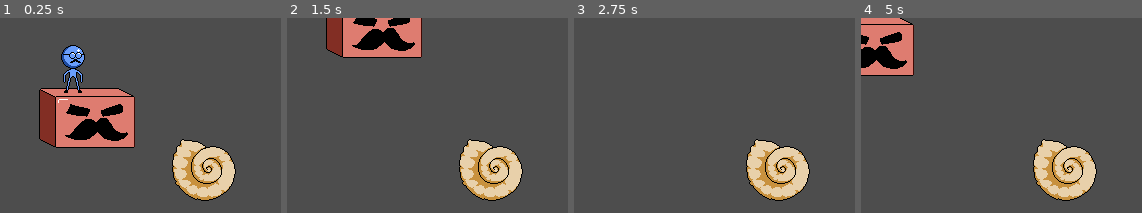
Above: before the commit, frames 1-4 (left to right).
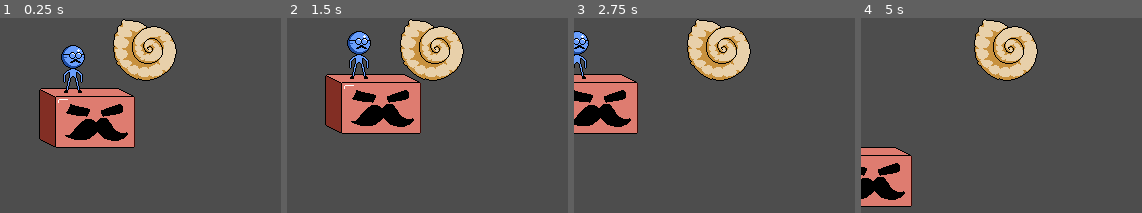
Above: after the commit, the same moments.

Repository: nulture/mixjam_13
Game: Godot game, scene res://scenes/levels/test_level.tscn
Same seed, same stepped clock (60 frames per second), same inputs: the game is played once before the commit and once after it.
Inputs:
- Up to frame 1 (0.25 s): no input
- Up to frame 2 (1.5 s): tap Enter at 0.5 s; hold W (p1_move_up) from 0.53 s (still down); tap Space (p1_primary) at 0.6 s; tap E (p1_secondary) at 1.35 s
- Up to frame 3 (2.75 s): release W (p1_move_up) at 2.03 s; hold A (p1_move_left) from 2.03 s (still down); tap Down (p2_move_down) at 2.1 s
- Up to frame 4 (5 s): tap Left (p2_move_left) at 2.85 s; release A (p1_move_left) at 3.53 s; hold S (p1_move_down) 3.53-4.28 s; tap Right (p2_move_right) at 3.6 s; tap Space (p1_primary) at 4.25 s; hold D (p1_move_right) from 4.28 s (still down); tap Up (p2_move_up) at 4.35 s

The runs differ from the first frame. In frame 1, 11% of the frame differs, in the area x 22-84%, y 0-94%; in frame 2, 27%, in the area x 13-84%, y 0-94%; in frame 3, 19%; in frame 4, 22%.

Commit message:
Recreated destruction

Diff:
--- a/scenes/levels/test_level.tscn
+++ b/scenes/levels/test_level.tscn
@@ -12,7 +12,7 @@
 position = Vector2(87, 102)
 
 [node name="destructible" parent="." instance=ExtResource("5_xse44")]
-position = Vector2(204, 152)
+position = Vector2(145, 32)
 
 [node name="terrain" type="Node2D" parent="."]
 script = ExtResource("3_m02dc")
--- a/scenes/pawn/pawn_brusher.tscn
+++ b/scenes/pawn/pawn_brusher.tscn
@@ -9,20 +9,20 @@
 [sub_resource type="RectangleShape2D" id="RectangleShape2D_aalfp"]
 size = Vector2(23, 47)
 
-[sub_resource type="Image" id="Image_vx4wt"]
+[sub_resource type="Image" id="Image_8j2jp"]
 data = {
-"data": PackedByteArray(0, 0, 0, 0, 0, 0, 0, 0, 0, 0, 0, 0,  …(4802 unchanged characters)… 55, 30, 74, 157, 255, 30, 74, 157, 255, 105, 158, 252, 255, 105, 158, 252, 255, 105, 158, 252, 255, 105, 158, 252, 255, 105, 158, 252, 255, 105, 158, 252, 255, 0, 0, 0, 255, 105, 158, 252, 255, 105, 158, 252, 255, 105, 158, 252, 255, 0, 0, 0, 255, 105, 158, 252, 255, 0, 0, 0, 255, 105, 158, 252, 255, 105, 158, 252, 255, 105, 158, 252, 255, 0, 0, 0, 255, 105, 158, 252, 255, 105, 158, 252, 255, 105, 158, 252, 255, 0, 0, 0, 255, 0, 0, 0, 255, 30, 7 …(12309 unchanged characters)…
+"data": PackedByteArray(0, 0, 0, 0, 0, 0, 0, 0, 0, 0, 0, 0,  …(4802 unchanged characters)… 55, 30, 74, 157, 255, 30, 74, 157, 255, 30, 74, 157, 255, 30, 74, 157, 255, 30, 74, 157, 255, 105, 158, 252, 255, 105, 158, 252, 255, 105, 158, 252, 255, 0, 0, 0, 255, 105, 158, 252, 255, 105, 158, 252, 255, 105, 158, 252, 255, 0, 0, 0, 255, 105, 158, 252, 255, 0, 0, 0, 255, 105, 158, 252, 255, 105, 158, 252, 255, 105, 158, 252, 255, 0, 0, 0, 255, 105, 158, 252, 255, 105, 158, 252, 255, 30, 74, 157, 255, 0, 0, 0, 255, 0, 0, 0, 255, 30, 7 …(12309 unchanged characters)…
 "format": "RGBA8",
 "height": 48,
 "mipmaps": false,
 "width": 24
 }
 
-[sub_resource type="ImageTexture" id="ImageTexture_8bakv"]
-image = SubResource("Image_vx4wt")
+[sub_resource type="ImageTexture" id="ImageTexture_mx3c0"]
+image = SubResource("Image_8j2jp")
 
 [sub_resource type="CircleShape2D" id="CircleShape2D_hpoi0"]
-radius = 32.0
+radius = 34.0
 
 [node name="pawn_brusher" instance=ExtResource("1_6ycld")]
 collision_layer = 8
--- a/scripts/destructible.gd
+++ b/scripts/destructible.gd
@@ -10,13 +10,14 @@
 		if _epsilon == value : return
 		_epsilon = value
 
-		refresh_collision()
+		refresh_body()
 
 @onready var body : StaticBody2D = $sprite/body
 @onready var _bitmap := BitMap.new()
 var _polygons : Array[PackedVector2Array]
 
 @onready var sprite : Sprite2D = $sprite
+var _image : Image
 
 var _collision_enabled : bool = true
 @export var collision_enabled : bool = true :
@@ -29,30 +30,46 @@
 
 		if Engine.is_editor_hint() : return
 		if _collision_enabled :
-			add_child(body)
+			sprite.add_child(body)
 		else :
-			remove_child(body)
+			sprite.remove_child(body)
 
 
-var rect : Rect2i :
+var sprite_rect : Rect2i :
 	get: return sprite.get_rect()
 var global_rect : Rect2i :
-	get: return Rect2i(Vector2i(global_position) + rect.position, rect.size)
+	get: return Rect2i(Vector2i(global_position) + sprite_rect.position, sprite_rect.size)
 var image_rect : Rect2i :
-	get: return Rect2i(Vector2i.ZERO, rect.size)
+	get: return Rect2i(Vector2i.ZERO, sprite_rect.size)
 
 func _ready() -> void:
-	refresh_collision()
+	_image = sprite.texture.get_image()
+	refresh_body()
 	pass
 
-func refresh_collision() -> void:
-	body.position = rect.position
+func set_pixelv(xy: Vector2i, value: bool) -> void:
+	_bitmap.set_bitv(xy, value)
+
+	var color := _image.get_pixelv(xy)
+	color.a = int(value)
+	_image.set_pixelv(xy, color)
+
+func refresh_all() -> void:
+	refresh_sprite()
+	refresh_body()
+
+func refresh_body() -> void:
+	body.position = sprite_rect.position
 	_bitmap.create_from_image_alpha(sprite.texture.get_image())
 	for i in body.get_children() :
 		i.queue_free()
 
-	_polygons = _bitmap.opaque_to_polygons(Rect2i(Vector2i.ZERO, rect.size), epsilon)
+	_polygons = _bitmap.opaque_to_polygons(Rect2i(Vector2i.ZERO, sprite_rect.size), epsilon)
 	for i in _polygons :
 		var node = CollisionPolygon2D.new()
 		node.polygon = i
 		body.add_child(node)
+
+func refresh_sprite() -> void:
+	sprite.texture.set_image(_image)
+	pass
--- a/scripts/pawn/brusher_area.gd
+++ b/scripts/pawn/brusher_area.gd
@@ -3,6 +3,7 @@
 @onready var character : CharacterBody2D = $".."
 @onready var shape := $shape.shape as CircleShape2D
 @onready var anim_sprite := $shape/sprite as AnimatedSprite2D
+
 
 var _charging: bool
 var charging: bool:
@@ -37,5 +38,19 @@
 	elif Input.is_action_just_released("p2_primary") :
 		charging = false
 
+var temp_origin_local : Vector2i
+var temp_radius : float
+
+func _get_global_rect() -> Rect2i:
+	var origin := Vector2i($shape.global_position)
+	temp_origin_local = origin - temp_destructible.global_rect.position
+	temp_radius = shape.radius * radius_percent
+	return Rect2i(origin - Vector2i.ONE * ceili(temp_radius), Vector2i.ONE * ceili(temp_radius) * 2)
+
+func _pixel_lambda(xy: Vector2i) -> bool:
+	var dist = (xy - temp_origin_local).length()
+	if dist > temp_radius : return false
+	return true
+
 func charge_anim_finished() -> void:
 	charging = false
--- a/scripts/pawn/destruct_area.gd
+++ b/scripts/pawn/destruct_area.gd
@@ -2,25 +2,45 @@
 
 @export var gentle : bool
 
-var overlaps: Array[Destructible] = []
+var overlaps : Array[Destructible] = []
 
 func _ready() -> void:
 	body_entered.connect(on_body_entered)
 	body_exited.connect(on_body_exited)
 
 func on_body_entered(body: Node2D) -> void:
-	if body.get_parent() is Destructible:
-		overlaps.append(body.get_parent() as Destructible)
+	if body.get_parent().get_parent() is Destructible:
+		overlaps.append(body.get_parent().get_parent())
 
 func on_body_exited(body: Node2D) -> void:
-	if body.get_parent() is Destructible:
-		overlaps.erase(body.get_parent())
+	if body.get_parent().get_parent() is Destructible:
+		overlaps.erase(body.get_parent().get_parent())
+
+func _get_global_rect() -> Rect2i:
+	return Rect2i()
+
 
 func destruct_overlaps() -> void:
+	print("Destruct overlaps ", overlaps)
 	for i in overlaps:
 		if gentle && i.tough : continue
-		_destruct_single(i)
+		destruct_single(i)
+	temp_destructible = null
 
-func _destruct_single(destruct: Destructible) -> void:
-	print("Destructed ", destruct)
-	pass
+var temp_destructible : Destructible
+
+func destruct_single(d: Destructible) -> void:
+	temp_destructible = d
+	var sect = d.global_rect.intersection(_get_global_rect())
+	var local = sect.position - d.global_rect.position
+	var ip := Vector2i.ZERO
+	for ix in sect.size.x :
+		ip.x = local.x + ix
+		for iy in sect.size.y :
+			ip.y = local.y + iy
+			if _pixel_lambda(ip) :
+				d.set_pixelv(ip, false)
+	d.refresh_all()
+
+func _pixel_lambda(xy: Vector2i) -> bool :
+	return true
Binary file changed: assets/sprites/cleaner_chassis.aseprite
Binary file changed: assets/sprites/cleaner_chassis.png
Not shown: 2 places in scenes/destructibles/destructible_base.tscn that only renumber resources
Not shown: 1 places in scenes/pawn/pawn_brusher.tscn that only renumber resources
Not shown: 2 places in scenes/pawn/pawn_digger.tscn that only renumber resources
